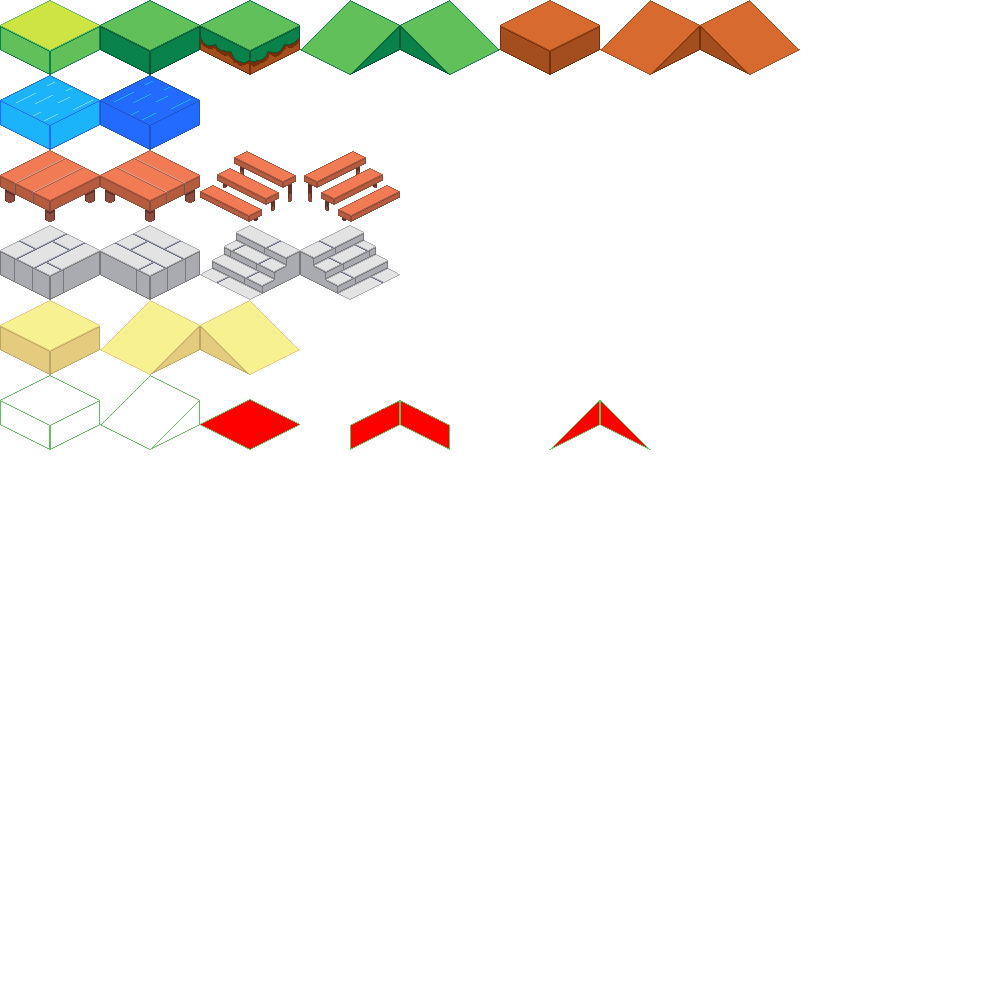
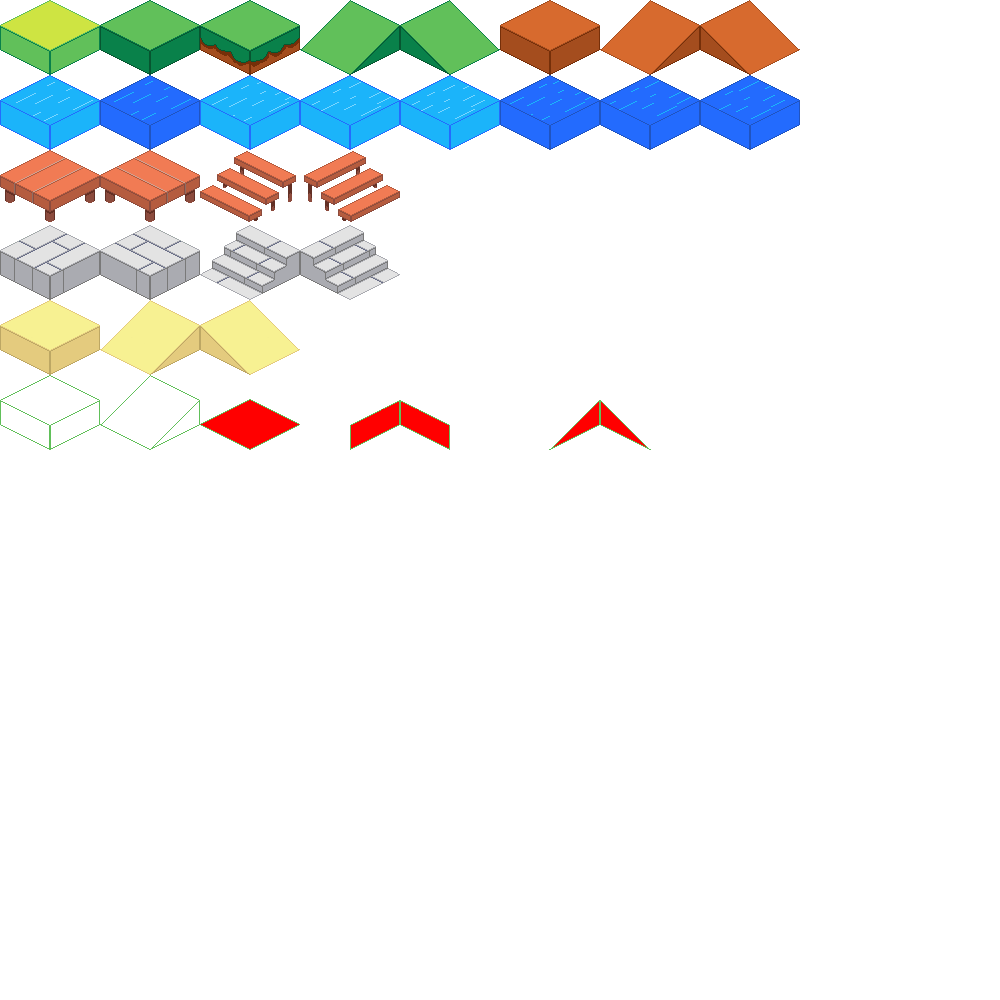
Layer changes from the first 1000 × 1000 image to the second:
added layer "Water_3" above "Water_4" over left=200, top=75, right=300, bottom=150
added layer "Water_4" above "Water_5" over left=211, top=75, right=400, bottom=150
added layer "Water_5" above "Water_6" over left=311, top=75, right=500, bottom=150
added layer "Water_6" above "Water_7" over left=500, top=75, right=600, bottom=150
added layer "Water_7" above "Water_8" over left=600, top=75, right=700, bottom=150
added layer "Water_8" above "Soil_Ramp_2" over left=700, top=75, right=800, bottom=150
